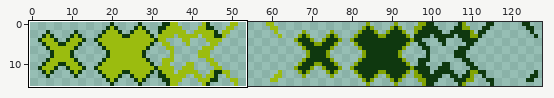
File history of a sprite sheet, Unity/HeebieGB/Assets/UI/Fail_Marker.png. Above, an overview of the earlier version with the close-up marked.
Close-up. Before:
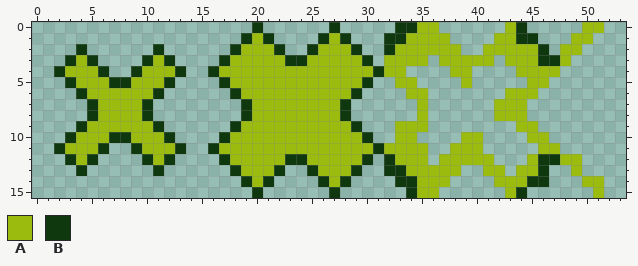
The file is 128x16 pixels. Shown: x 0..53, y 0..15. The commit also changed other parts of the picture, which this record leaves out.
Palette (. is transparent): A #9bbc0f  B #0f380f
Pixels before, first column x 2:
 0 ..................B......B.....BBAA......AB.....AA
 1 .................BAB....BAB...BBAAAA....AABB...AA.
 2 ..B......B......BAAAB..BAAAB..BAAAAAA..AAAAAB.AA..
 3 .BAB....BAB....BAAAAABBAAAAAB.AAAA.AAAAA.AAABBA...
 4 BAAAB..BAAAB..BAAAAAAAAAAAAAABAA....AA....AAAA....
 5 .BAAABBAAAB....BAAAAAAAAAAAAB..AA....A.....AA.....
 6 ..BAAAAAAB......BAAAAAAAAAAB....AA.......AAA......
 7 ...BAAAAB........BAAAAAAAAB......A......AAA.......
 8 ...BAAAAB........BAAAAAAAAB......A......AAA.......
 9 ..BAAAAAAB......BAAAAAAAAAAB...AAA........AA......
10 .BAAABBAAAB....BAAAAAAAAAAAAB..AA....AA....AA.....
11 BAAAB..BAAAB..BAAAAAAAAAAAAAABAAAA..AAA.....AA....
12 .BAB....BAB....BAAAAABBAAAAAB.BAAA.AAAAA...ABBAA..
13 ..B......B......BAAAB..BAAAB..BBAAAAA..AA.AAB..A..
14 .................BAB....BAB....BBAAA....AAABB...AA
15 ..................B......B......BAA......AB......A
Once edited:
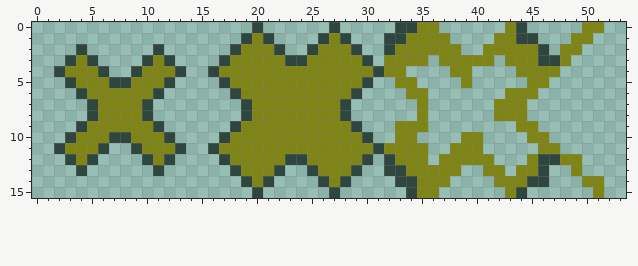
Difference:
{"colour":"A","old":"#9bbc0f","new":"#7e8416"}
{"colour":"B","old":"#0f380f","new":"#2e463d"}
